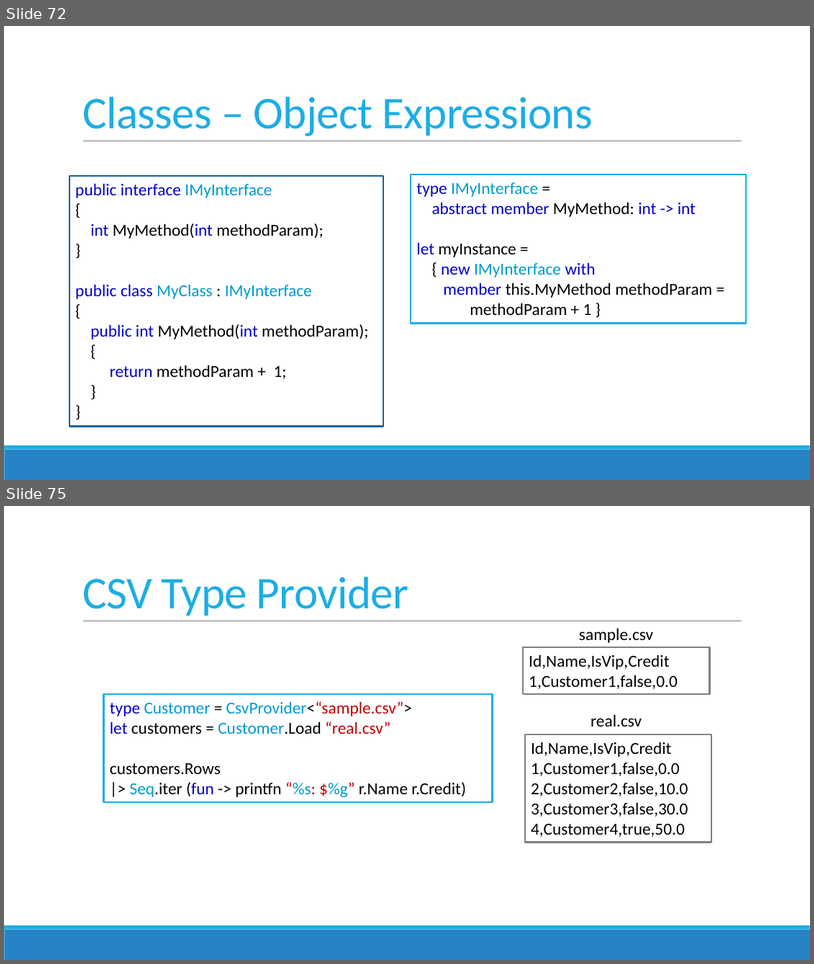
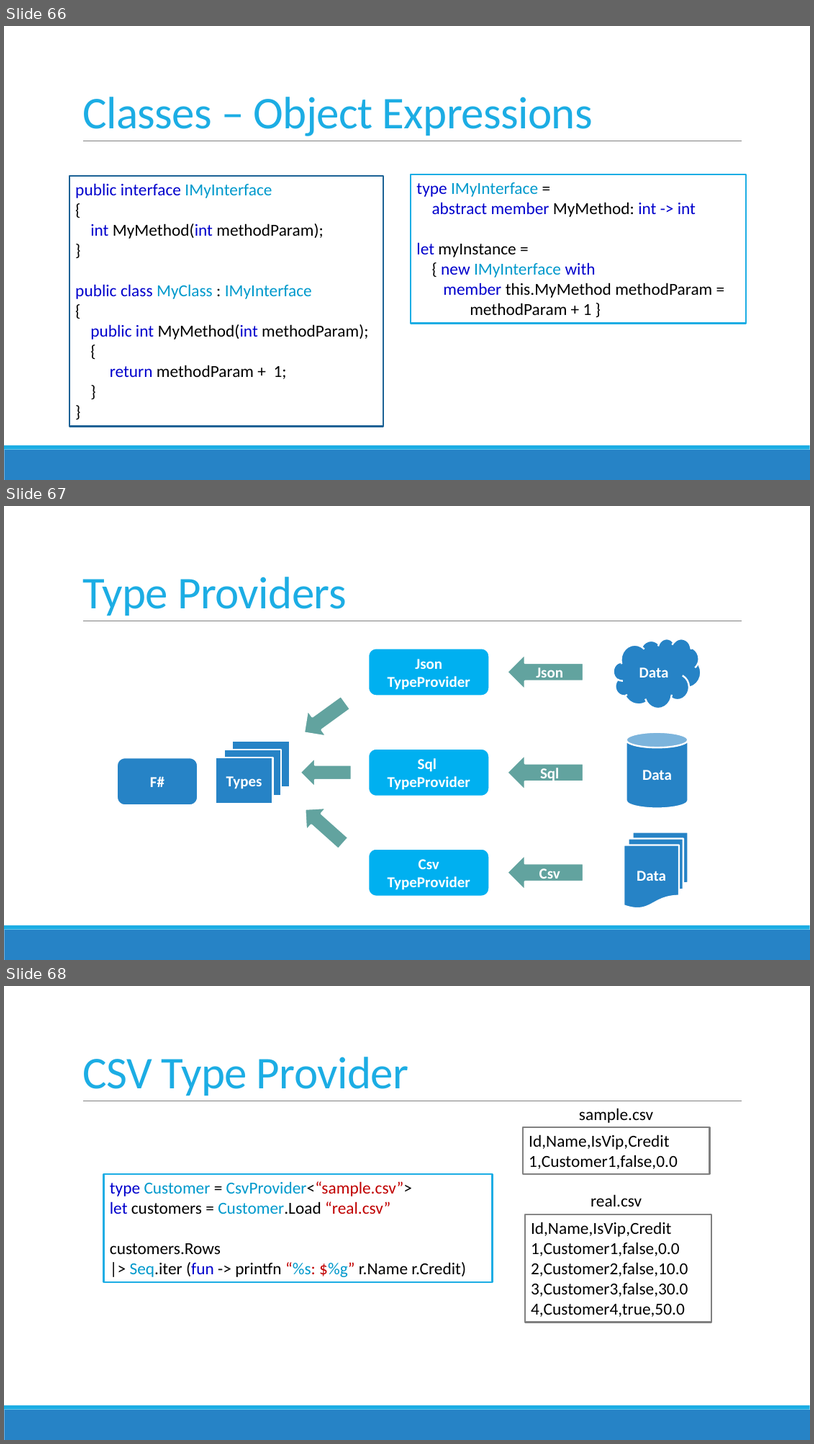
Before and after one commit to jorgef/fsharpworkshop, a slide deck: FSharpWorkshop_Slides.pptx. Shown one above the other, each under a label of ours: slides 72 and 75 before the commit, slides 66, 67 and 68 after it; the slides between them are not shown. The pictures are 814x964 and 814x1444 pixels, drawn with LibreOffice and Linux fonts; fonts in the diff are those of the drawing. Boxes give left, top, right and bottom in pixels: in the first picture for what was removed or moved away, otherwise in the second. Text is boxed around its words. In the diff, an @@ line names an element or a change of style, - is before the commit and + after.

```diff
--- a/FSharpWorkshop_Slides.pptx
+++ b/FSharpWorkshop_Slides.pptx
@@ slide 67 added at [4,506,810,960], background #FFFFFF; not listed: 3 template elements that a slide beside it also shows @@
@@ title added at [82,577,346,615], 54 pt, text #1CADE4 @@
+Type Providers
@@ rounded rectangle added at [369,648,490,696], fill #00B0F0, outline #FFFFFF 2 pt, 18 pt, text #FFFFFF, bold @@
+Json TypeProvider
@@ left arrow added at [507,654,584,690], fill #62A39F, outline #FFFFFF 2 pt, 18 pt, text #FFFFFF, bold @@
+Json
@@ cloud added at [614,638,702,708], fill #2683C6, outline #FFFFFF 2 pt, 18 pt, text #FFFFFF, bold @@
+Data
@@ left arrow added at [295,690,355,746], fill #62A39F, outline #FFFFFF 2 pt @@
@@ rectangle added at [233,741,290,787], fill #2683C6, outline #FFFFFF 2 pt @@
@@ cylinder added at [627,732,688,808], fill #2683C6, outline #FFFFFF 2 pt, 18 pt, text #FFFFFF, bold @@
+Data
@@ rounded rectangle added at [117,758,198,806], fill #2683C6, outline #FFFFFF 2 pt, 18 pt, text #FFFFFF, bold @@
+F#
@@ rectangle added at [216,758,273,803], fill #2683C6, outline #FFFFFF 2 pt, 18 pt, text #FFFFFF, bold @@
+Types
@@ rectangle added at [224,749,281,795], fill #2683C6, outline #FFFFFF 2 pt @@
@@ left arrow added at [301,758,352,788], fill #62A39F, outline #FFFFFF 2 pt @@
@@ rounded rectangle added at [369,749,490,796], fill #00B0F0, outline #FFFFFF 2 pt, 18 pt, text #FFFFFF, bold @@
+Sql
+TypeProvider
@@ left arrow added at [507,754,584,790], fill #62A39F, outline #FFFFFF 2 pt, 18 pt, text #FFFFFF, bold @@
+Sql
@@ left arrow added at [295,798,354,854], fill #62A39F, outline #FFFFFF 2 pt @@
@@ rounded rectangle added at [369,849,490,896], fill #00B0F0, outline #FFFFFF 2 pt, 18 pt, text #FFFFFF, bold @@
+Csv TypeProvider
@@ flow chart multidocument added at [624,832,688,908], fill #2683C6, outline #FFFFFF 2 pt, 18 pt, text #FFFFFF, bold @@
+Data
@@ left arrow added at [507,854,584,890], fill #62A39F, outline #FFFFFF 2 pt, 18 pt, text #FFFFFF, bold @@
+Csv
@@ what was slide 72 is now slide 66 @@
@@ what was slide 75 is now slide 68 @@
```
Also in this commit, not shown: 11 slides changed, 7 slides removed, 10 other files.
